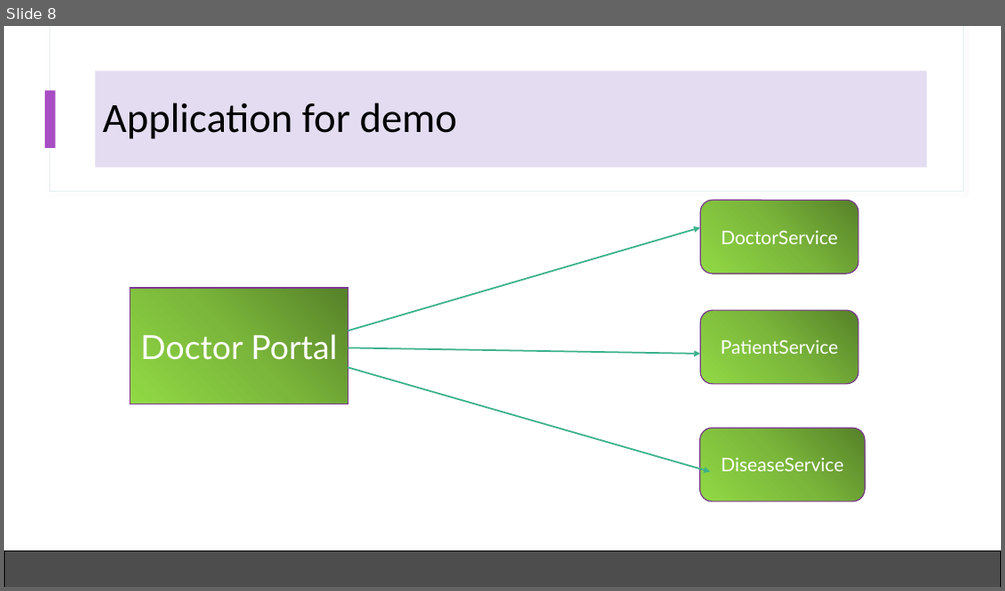
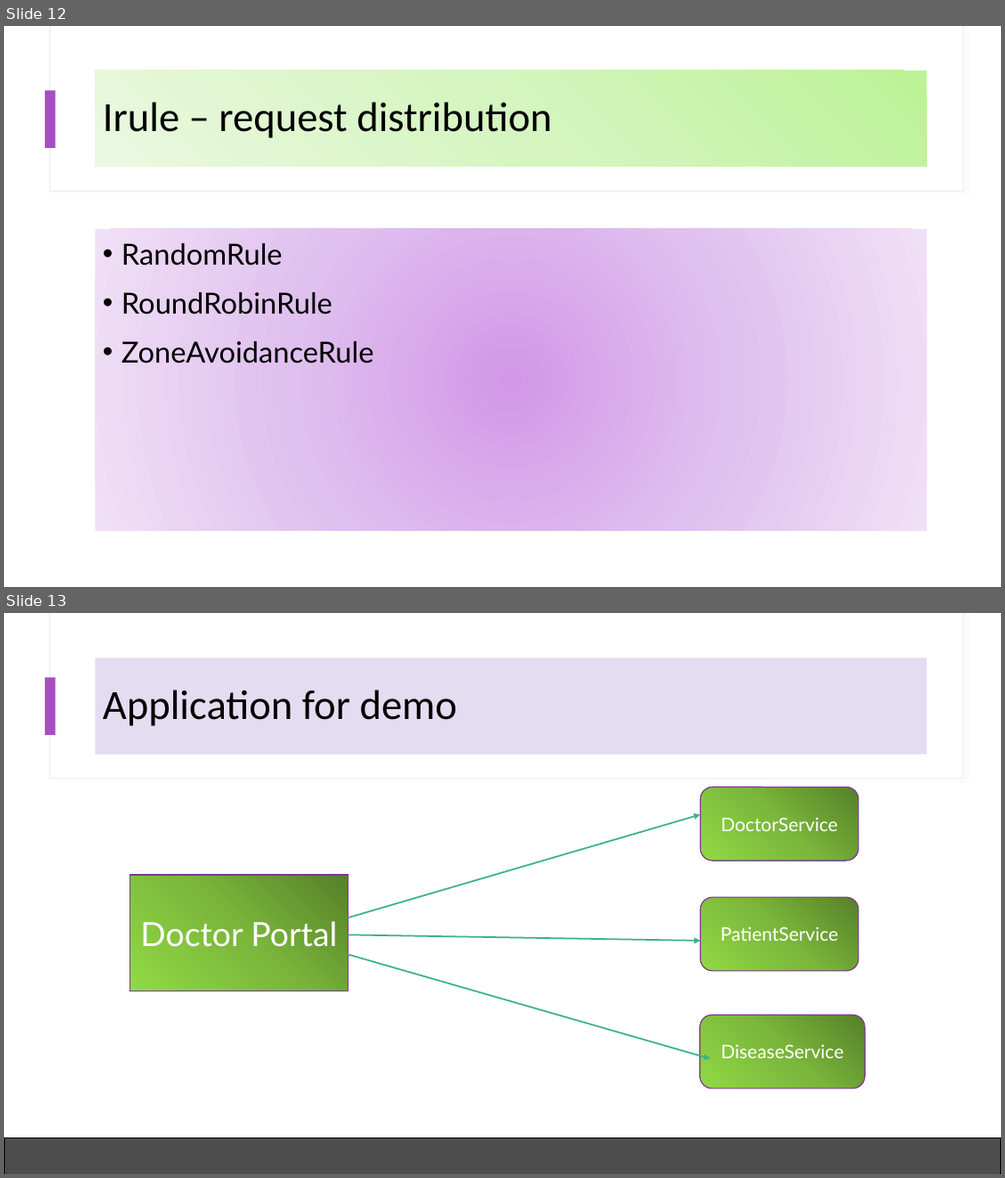
Before and after one commit to codefarm0/Load-Balancing-In-Microservices-Ribbon, a slide deck: LOAD BALANCING.pptx. Shown one above the other, each under a label of ours: slide 8 before the commit, slides 12 and 13 after it. The pictures are 1005x591 and 1005x1178 pixels, drawn with LibreOffice and Linux fonts; fonts in the diff are those of the drawing. Boxes give left, top, right and bottom in pixels: in the first picture for what was removed or moved away, otherwise in the second. Text is boxed around its words. In the diff, an @@ line names an element or a change of style, - is before the commit and + after.

```diff
--- a/LOAD BALANCING.pptx
+++ b/LOAD BALANCING.pptx
@@ slide 12 added at box(4, 26, 1001, 587), background #FFFFFF; not listed: 3 template elements that a slide beside it also shows @@
@@ title added at box(96, 70, 927, 167), fill gradient #BEF297 to #D5F6C0 to #EAFAE0, 40 pt, text #000000 @@
+Irule – request distribution
@@ text added at box(96, 229, 927, 531), fill gradient #D199E9 to #E1C1F0 to #F0E1F7, 28 pt, text #000000 @@
+• RandomRule
+• RoundRobinRule
+• ZoneAvoidanceRule
@@ what was slide 8 is now slide 13 @@
```
Also in this commit, not shown: 4 other slides added, 23 other files.
